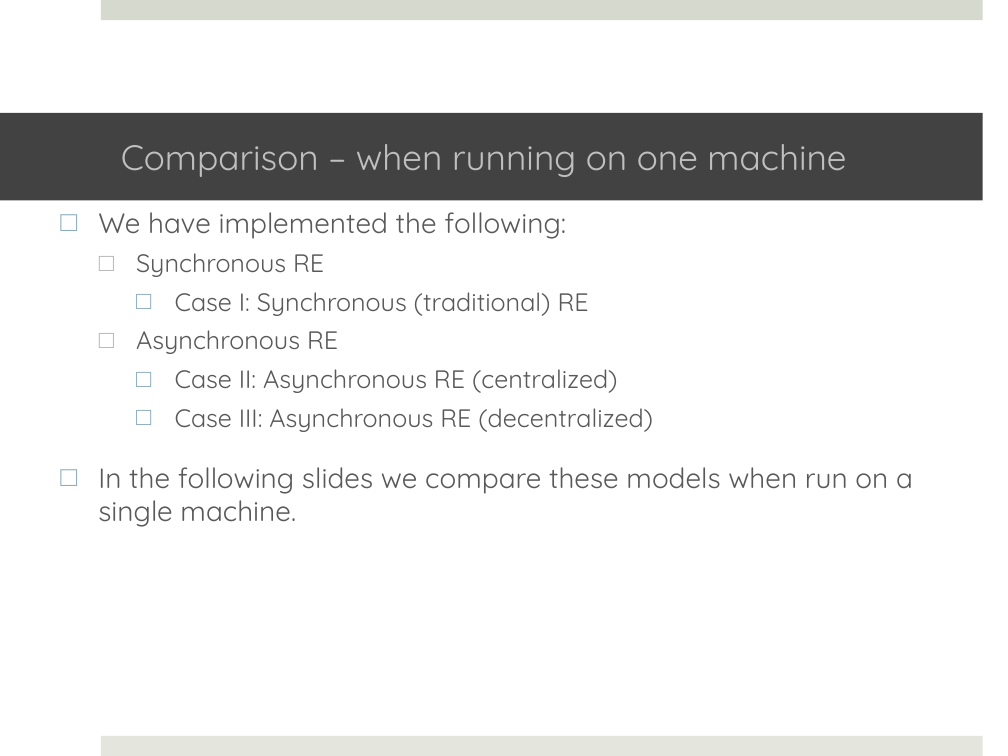
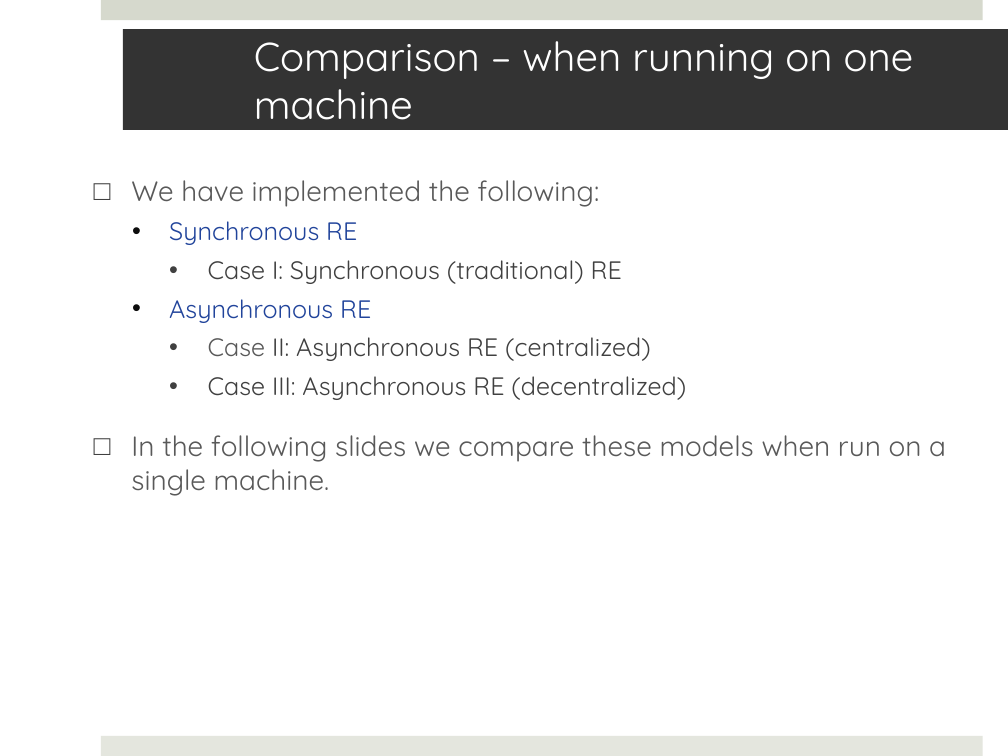
Before and after one commit to saga-project/saga-cpp-legacy-projects, a slide deck: slide 14 of papers/async-re/data/RE.pptx. Drawn at 1008x756 pixels with LibreOffice and Linux fonts; fonts in the diff are those of the drawing; background and template pictures are left out. Boxes give left, top, right and bottom in pixels: in the first picture for what was removed or moved away, otherwise in the second. Text is boxed around its words. In the diff, an @@ line names an element or a change of style, - is before the commit and + after.

```diff
--- a/papers/async-re/data/RE.pptx
+++ b/papers/async-re/data/RE.pptx
@@ title "Comparison – when running on ...": place and size @@
-title "Comparison – when running on ..." at box(0, 113, 983, 201)
+title "Comparison – when running on ..." at box(123, 29, 1008, 130)
@@ title "Comparison – when running on ..." at box(123, 29, 1008, 130): size 25.2 to 28.8 pt, text colour #BFBFBF to #FFFFFF; fill #424242 to #333333 @@
@@ text "We have implemented the following:": place and size @@
-text "We have implemented the following:" at box(98, 212, 913, 527)
+text "We have implemented the following:" at box(131, 180, 946, 496)
@@ text "We have implemented the following:" at box(131, 180, 946, 496): text colour #595959 to #21449B in "Synchronous RE", "Asynchronous RE"; text colour #595959 to #404040 in "Case I: Synchronous (traditional) RE", "II: Asynchronous RE (centralized)", "Case III: Asynchronous RE (decentralized)"; bullet colour #8BACBD to #404040; bullet □ to •; bullet colour #B5B5B5 to #0D0D0D @@
```
Also in this commit, not shown: 21 other slides changed.
